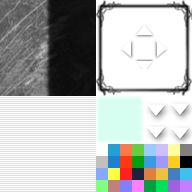
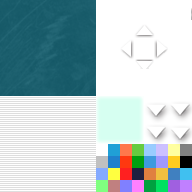
Before/after of a 192x192 layered artwork. What changed in the layer stack:
added layer "fuwawa" (85%) above "mococo" over [0, 0, 96, 96]
renamed "レイヤー #1" to "shiowi", hid it over [42, 0, 96, 96]
added layer "biboo_fwmc_box" above "shiowi_wissa_box" over [96, 0, 192, 96]
renamed "box1.png" to "shiowi_wissa_box", hid it over [96, 0, 192, 96]
